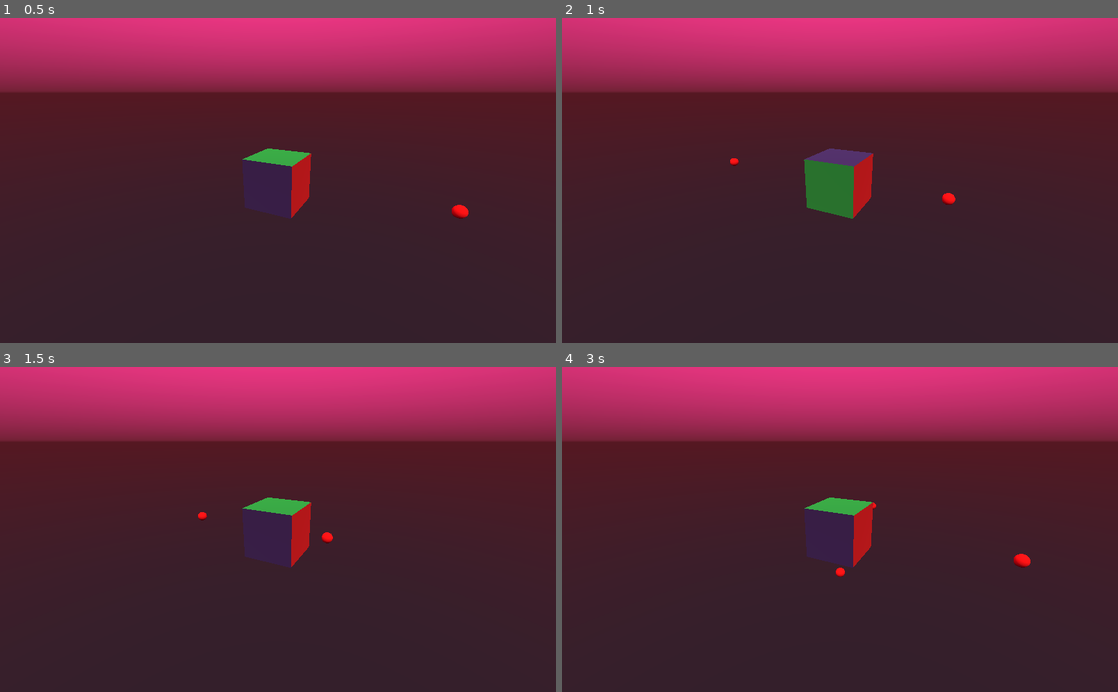
Above: before the commit, frames 1-4 (two rows, left to right).
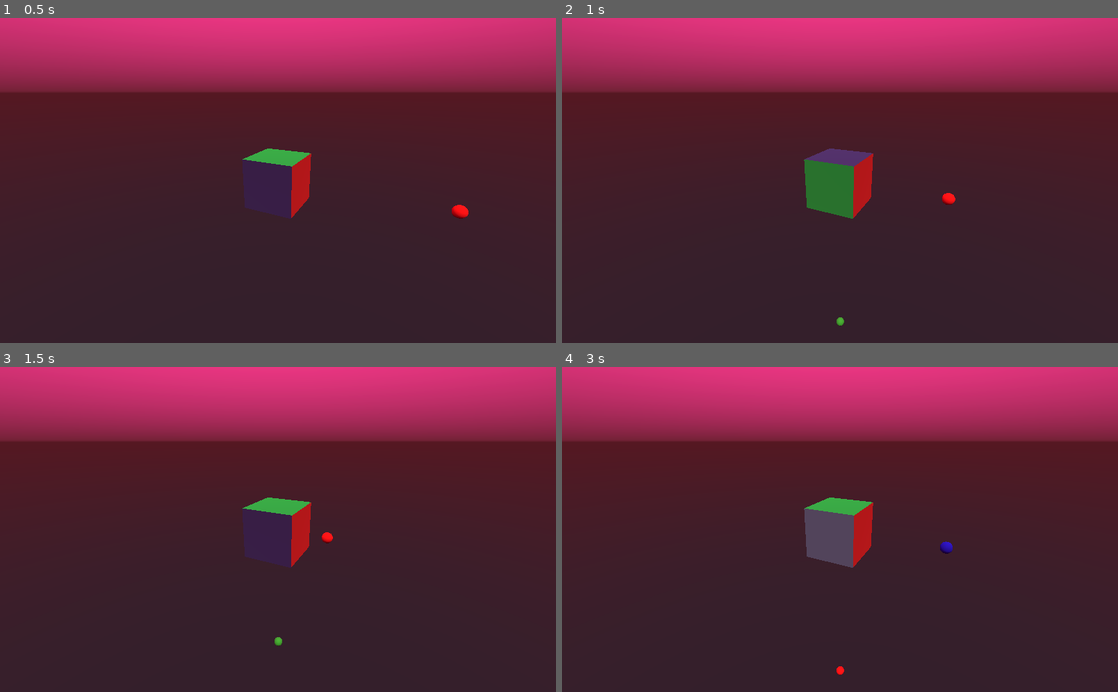
Above: after the commit, the same moments.

Repository: ajweeks/droplet_jam_01
Game: Godot game, scene res://scenes/main_scene.tscn
Two runs of this game, one before a commit and one after it. Both use one fixed random seed, a clock stepped at 60 frames per second and the inputs below.
Inputs:
- Up to frame 1 (0.5 s): no input
- Up to frame 2 (1 s): hold S (rotate_x_neg) from 0.53 s (still down)
- Up to frame 3 (1.5 s): release S (rotate_x_neg) at 1.28 s; tap W (rotate_x_pos) at 1.35 s
- Up to frame 4 (3 s): hold D (rotate_y_neg) 2.03-2.78 s; tap A (rotate_y_pos) at 2.85 s

Frame 1 is identical in both runs. In frame 2, less than 0.1% of the frame differs, in the area x 30-51%, y 43-95%; in frame 3, less than 0.1%; in frame 4, 1.6%, in the area x 43-85%, y 41-95%.

Commit message:
Add coloured projectiles & song definitions

Diff:
--- /dev/null
+++ b/materials/mat_blue.tres
@@ -0,0 +1,4 @@
+[gd_resource type="SpatialMaterial" format=2]
+
+[resource]
+albedo_color = Color( 0.0823529, 0.0588235, 0.866667, 1 )
--- /dev/null
+++ b/materials/mat_green.tres
@@ -0,0 +1,4 @@
+[gd_resource type="SpatialMaterial" format=2]
+
+[resource]
+albedo_color = Color( 0.188235, 0.807843, 0.227451, 1 )
--- a/scenes/projectile.tscn
+++ b/scenes/projectile.tscn
@@ -1,6 +1,6 @@
 [gd_scene load_steps=5 format=2]
 
-[ext_resource path="res://materials/mat_projectile.tres" type="Material" id=1]
+[ext_resource path="res://materials/mat_red.tres" type="Material" id=1]
 [ext_resource path="res://scripts/projectile.gd" type="Script" id=2]
 
 [sub_resource type="SphereMesh" id=1]
@@ -28,4 +28,3 @@
 [node name="projectile_shape" type="CollisionShape" parent="projectile_rb"]
 shape = SubResource( 2 )
 [connection signal="body_entered" from="projectile_rb" to="." method="_on_RigidBody_body_entered"]
-[connection signal="body_shape_entered" from="projectile_rb" to="." method="_on_RigidBody_body_shape_entered"]
--- a/scripts/main_game.gd
+++ b/scripts/main_game.gd
@@ -8,8 +8,6 @@
 var cube_inst
 
 var spawn_dist := 4.0
-var time_since_spawn := 99.0
-var spawn_dir := 0
 
 var projectiles : Array
 var projectiles_used : Array
@@ -18,7 +16,18 @@
 
 var center := Vector3.ZERO;
 
+var songs : Array
+
+var song_index := 0
+var beat_index := -1
+var elapsed_time_in_song := 0.0
+
 func _ready():
+	songs.append([])
+	songs[0].append(120) # BPM
+	songs[0].append("x...Y...x...Y...")
+	songs[0].append("r...g...b...r...")
+
 	cube_inst = cube.instance()
 	add_child(cube_inst);
 
@@ -29,6 +38,50 @@
 	spawn_dirs.append(Vector3.UP)
 	spawn_dirs.append(-Vector3.UP)
 	spawn_dirs.append(Vector3.FORWARD)
+
+func dirCharToDir(dir_char):
+	match dir_char:
+		'x': return 0;
+		'X': return 1;
+		'y': return 2;
+		'Y': return 3;
+		'z': return 4;
+		'Z': return 5;
+	return -1;
+
+func colorCharToColIdx(color_char):
+	match color_char:
+		'r': return 0;
+		'g': return 1;
+		'b': return 2;
+	return -1;
+
+func _process(delta):
+	elapsed_time_in_song += delta
+
+	var secPerBeat := (int(songs[song_index][0]) / 8.0 / 60.0) # BPM / 8 notes/beat / 60s/min
+
+	var p_beat_index := beat_index
+	beat_index = int(elapsed_time_in_song / secPerBeat)
+
+	if p_beat_index != beat_index and beat_index < songs[song_index][1].length():
+		print(beat_index)
+		var new_projectile = next_projectile()
+		var dirs : String = songs[song_index][1]
+		var dir_char := dirs[beat_index]
+		if dir_char != '.':
+			var dir = dirCharToDir(dir_char)
+			var colors : String = songs[song_index][2]
+			var color = colorCharToColIdx(colors[beat_index])
+			assert(color != -1)
+			assert(dir != -1)
+			new_projectile.transform.origin = spawn_dirs[dir] * spawn_dist
+			new_projectile.set_color(color)
+
+	for i in range(projectiles.size()):
+		if projectiles[i].transform.origin.distance_squared_to(center) < 0.1:
+			projectiles[i].transform.origin = Vector3(9999,9999,9999)
+			projectiles_used[i] = false
 
 func resize_projectiles_array(new_size: int):
 	print("Resizing projectiles array to " + str(new_size))
@@ -47,7 +100,7 @@
 	for i in range(projectiles_used.size()):
 		if !projectiles_used[i]:
 			return i;
-	resize_projectiles_array(ceil(projectiles.size() * 1.5))
+	resize_projectiles_array(int(ceil(projectiles.size() * 1.5)))
 	return next_projectile_index()
 
 func next_projectile():
@@ -55,20 +108,6 @@
 	projectiles_used[next_index] = true
 	return projectiles[next_index]
 
-func _process(delta):
-	time_since_spawn += delta
-
-	if time_since_spawn > 0.5:
-		time_since_spawn = 0.0
-		var new_projectile = next_projectile()
-		new_projectile.transform.origin = spawn_dirs[spawn_dir] * spawn_dist
-		spawn_dir = (spawn_dir + 1) % spawn_dirs.size()
-
-	for i in range(projectiles.size()):
-		if projectiles[i].transform.origin.distance_squared_to(center) < 0.1:
-			projectiles[i].transform.origin = Vector3(9999,9999,9999)
-			projectiles_used[i] = false
-
-func onProjectileHit(projectile, axis: int, index: int):
+func onProjectileHit(axis: int, index: int):
 	print("projectile hit axis " + str(axis) + " and index " + str(index))
 	cube_inst.lightFace(axis, index)
--- a/scripts/projectile.gd
+++ b/scripts/projectile.gd
@@ -1,8 +1,17 @@
 extends Spatial
 
 var move_speed := 2.0
+var color := 0 # 0, 1, 2 => r, g, b
 
+onready var mesh := $projectile_mesh
 onready var game := get_tree().get_current_scene() as main_game
+
+onready var mat_red := load("res://materials/mat_red.tres")
+onready var mat_green := load("res://materials/mat_green.tres")
+onready var mat_blue := load("res://materials/mat_blue.tres")
+
+func _ready():
+	set_color(0)
 
 func _process(delta):
 	var center = Vector3.ZERO;
@@ -11,4 +20,12 @@
 
 func _on_RigidBody_body_entered(body):
 	var cube := body as cube_collider
-	game.onProjectileHit(self, cube.axis, cube.index)
+	game.onProjectileHit(cube.axis, cube.index)
+
+func set_color(inColor):
+	color = inColor
+	match inColor:
+		0: mesh.material = mat_red
+		1: mesh.material = mat_green
+		2: mesh.material = mat_blue
+		_: printerr("invalid color")
Renamed: materials/mat_projectile.tres -> materials/mat_red.tres
